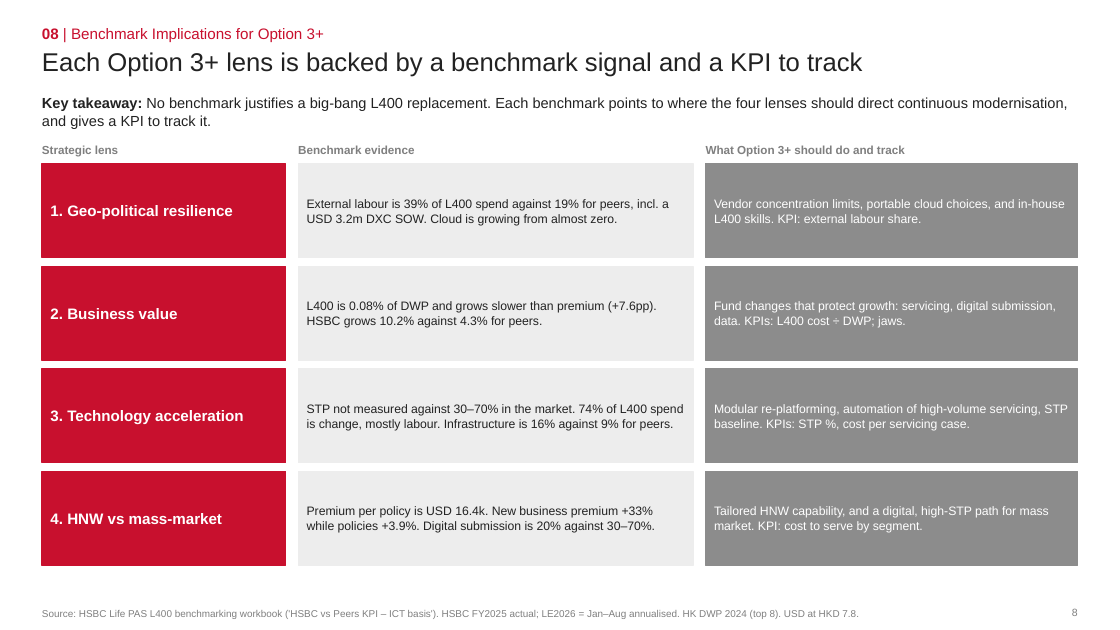
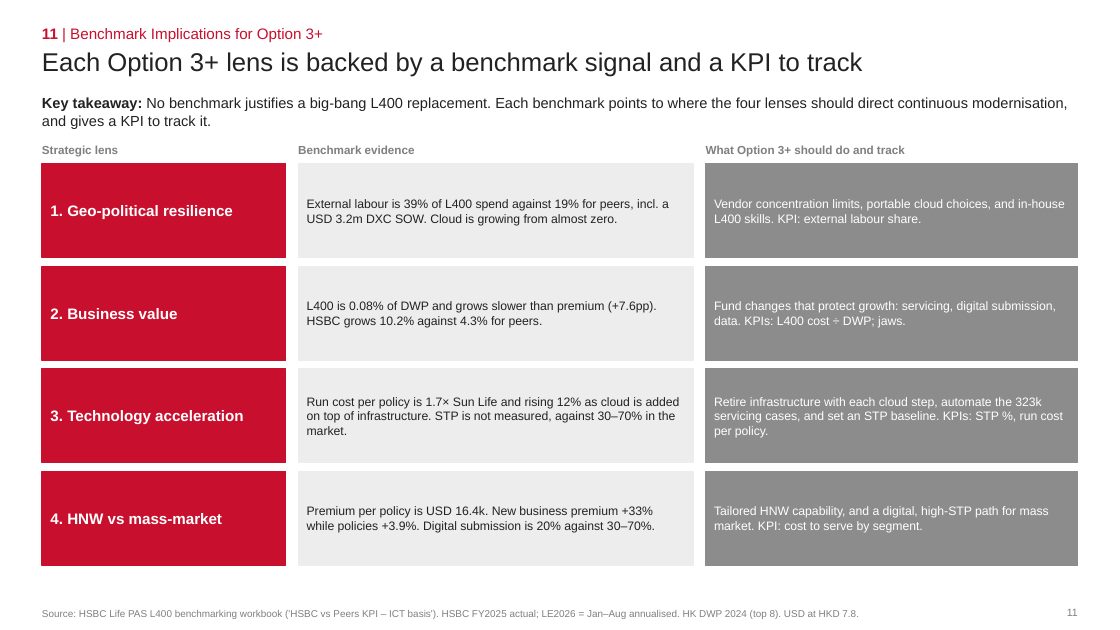
Before and after one commit to lochsamantha06/job-search-automation, a slide deck: slide 11 of deliverables/benchmark/hsbc_life_benchmark.pptx (slide 8 before the commit). Drawn at 1120x630 pixels with LibreOffice and Linux fonts; fonts in the diff are those of the drawing. Boxes give left, top, right and bottom in pixels: in the first picture for what was removed or moved away, otherwise in the second. Text is boxed around its words. In the diff, an @@ line names an element or a change of style, - is before the commit and + after.

```diff
--- a/deliverables/benchmark/hsbc_life_benchmark.pptx
+++ b/deliverables/benchmark/hsbc_life_benchmark.pptx
@@ text at box(42, 28, 323, 42): text changed @@
-08 | Benchmark Implications for Option 3+
+11 | Benchmark Implications for Option 3+
@@ text at box(307, 397, 680, 435): text changed @@
-STP not measured against 30–70% in the market. 74% of L400 spend is change, mostly labour. Infrastructure is 16% against 9% for peers.
+Run cost per policy is 1.7× Sun Life and rising 12% as cloud is added on top of infrastructure. STP is not measured, against 30–70% in the market.
@@ text at box(714, 397, 1063, 438): text changed @@
-Modular re-platforming, automation of high-volume servicing, STP baseline. KPIs: STP %, cost per servicing case.
+Retire infrastructure with each cloud step, automate the 323k servicing cases, and set an STP baseline. KPIs: STP %, run cost per policy.
@@ text at box(1067, 609, 1078, 616): text changed @@
-8
+11
```
Also in this commit, not shown: 5 other slides changed, 3 slides added, 1 other file.
